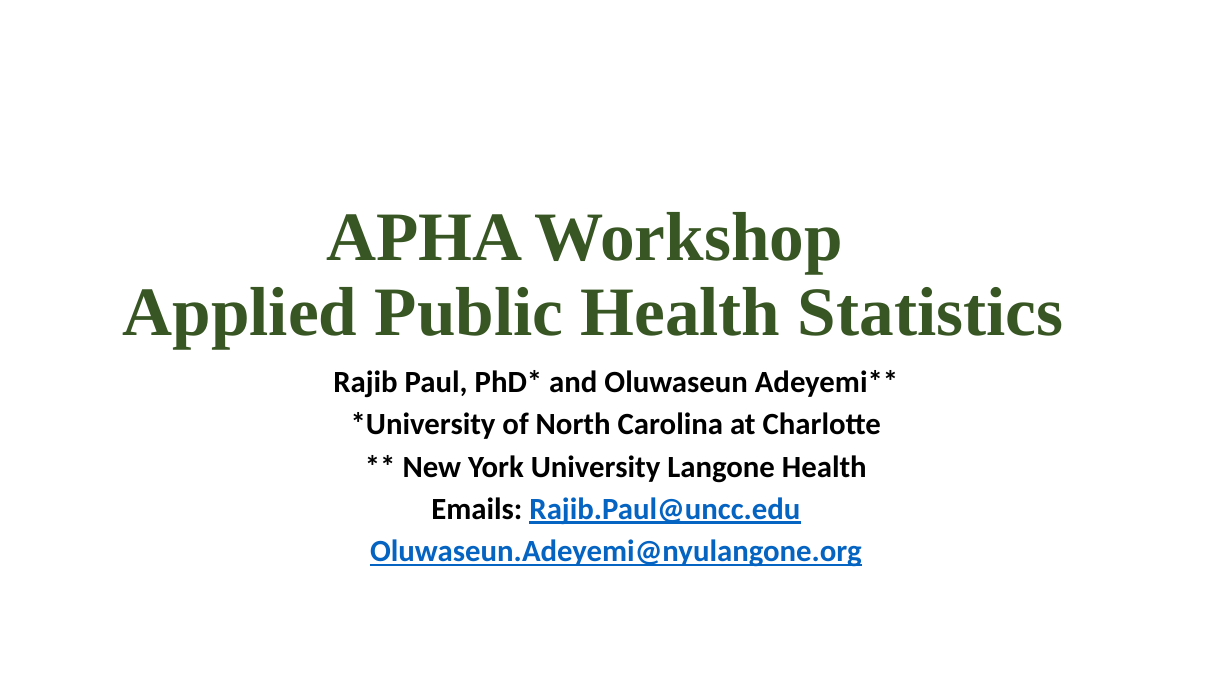
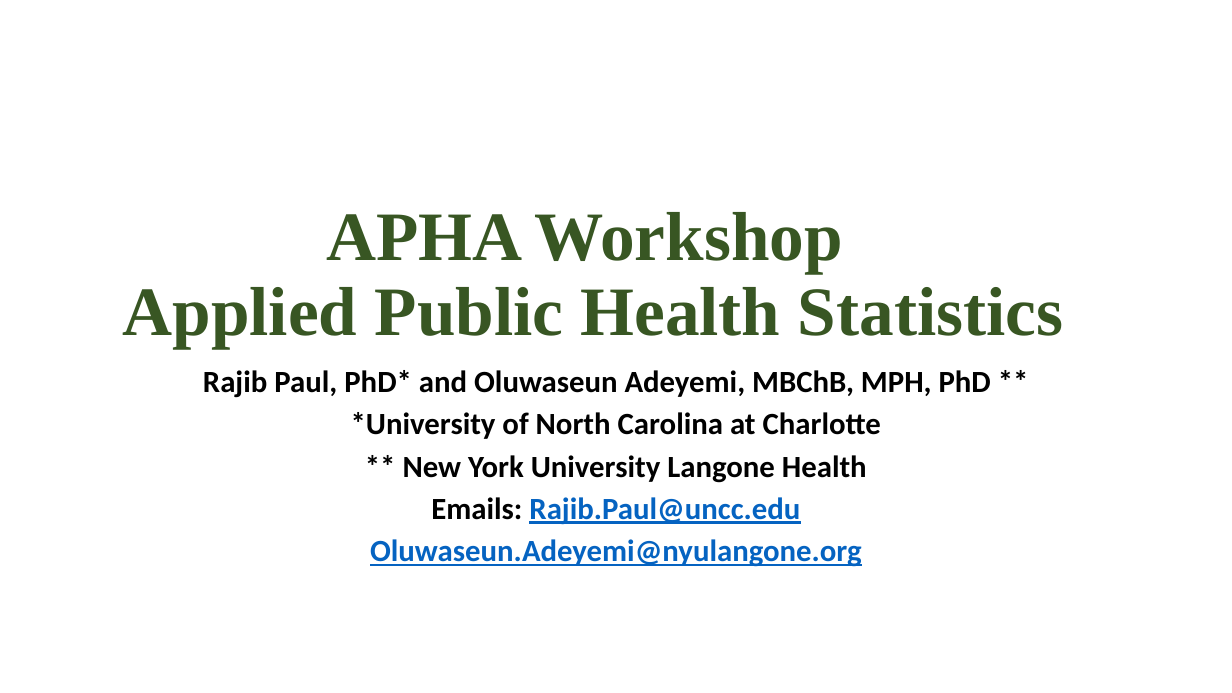
Before and after one commit to aphs2022/APHS_Workshop_Boston, a slide deck: slide 1 of Lecture_Workshop_6Nov2022.pptx. Drawn at 1232x693 pixels with LibreOffice and Linux fonts; fonts in the diff are those of the drawing. Boxes give left, top, right and bottom in pixels: in the first picture for what was removed or moved away, otherwise in the second. Text is boxed around its words. In the diff, an @@ line names an element or a change of style, - is before the commit and + after.

```diff
--- a/Lecture_Workshop_6Nov2022.pptx
+++ b/Lecture_Workshop_6Nov2022.pptx
@@ subtitle at <box>203,370,991,398</box>: text changed @@
-Rajib Paul, PhD* and Oluwaseun Adeyemi**
+Rajib Paul, PhD* and Oluwaseun Adeyemi, MBChB, MPH, PhD **
```
Also in this commit, not shown: 2 other slides changed.
